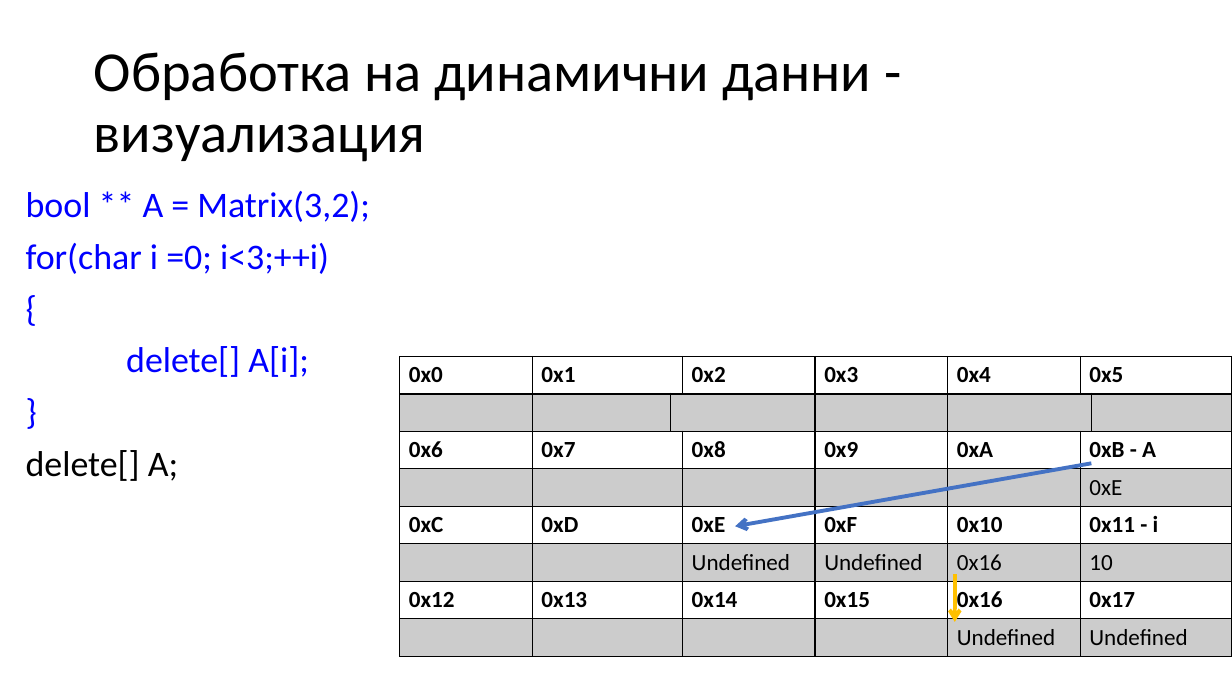
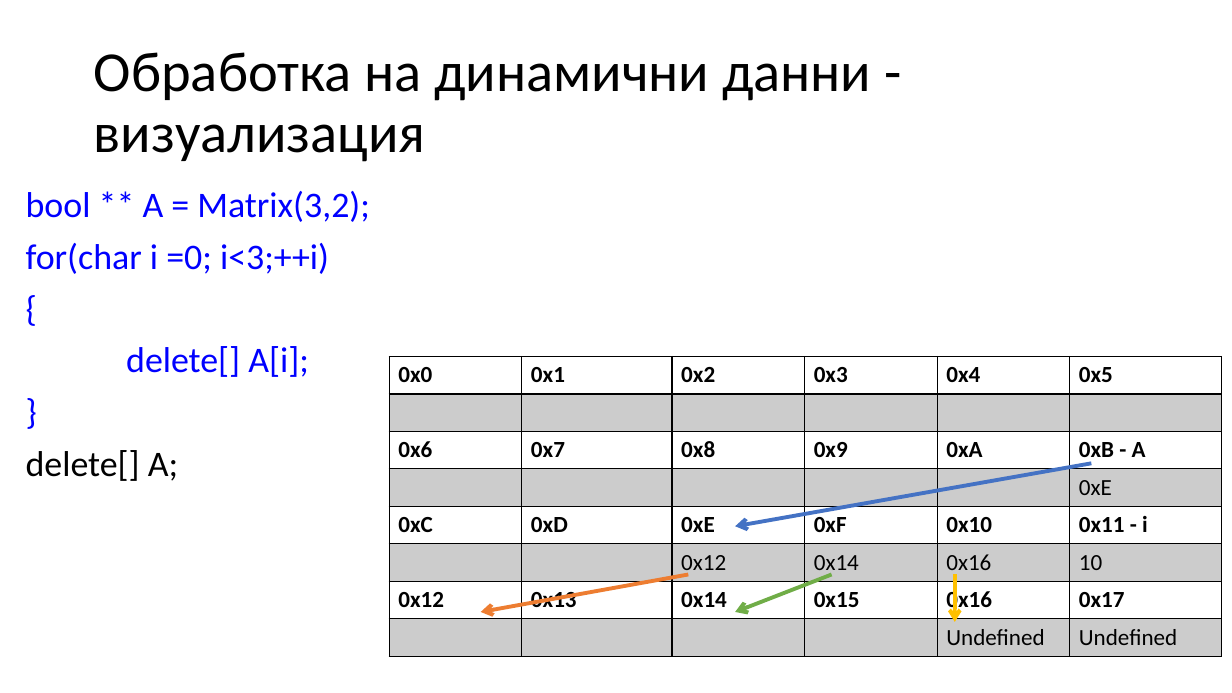
Before and after one commit to Mapmo/Uni-CPP, a slide deck: slide 57 of Introducing To Programming Materials/Consultation 3/Consultation3.pptx (slide 56 before the commit). Drawn at 1232x693 pixels with LibreOffice and Linux fonts; fonts in the diff are those of the drawing. Boxes give left, top, right and bottom in pixels: in the first picture for what was removed or moved away, otherwise in the second. Text is boxed around its words. In the diff, an @@ line names an element or a change of style, - is before the commit and + after.

```diff
--- a/Introducing To Programming Materials/Consultation 3/Consultation3.pptx
+++ b/Introducing To Programming Materials/Consultation 3/Consultation3.pptx
@@ table at <box>389,357,1220,656</box> @@
-column 3:  |  |  |  |  |  |  | 
-column 4: 0x2 |  | 0x8 |  | 0xE | Undefined | 0x14 | 
-column 5: 0x3 |  | 0x9 |  | 0xF | Undefined | 0x15 | 
+column 3: 0x2 |  | 0x8 |  | 0xE | 0x12 | 0x14 | 
+column 4: 0x3 |  | 0x9 |  | 0xF | 0x14 | 0x15 | 
-column 8:  |  |  |  |  |  |  | 
@@ table: place and size @@
-table at <box>400,357,1231,656</box>
+table at <box>389,357,1220,656</box>
@@ arrow added from (689, 575) to (481, 612), #ED7D31 3 pt @@
@@ arrow added from (832, 575) to (736, 612), #70AD47 3 pt @@
```
Also in this commit, not shown: 19 other slides changed, 3 slides added, 2 other files.
